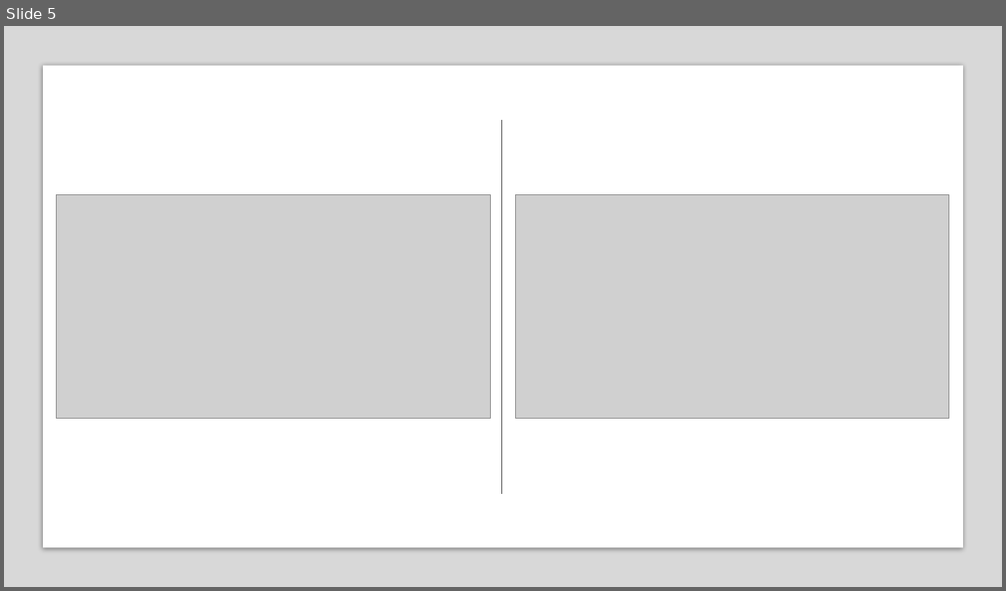
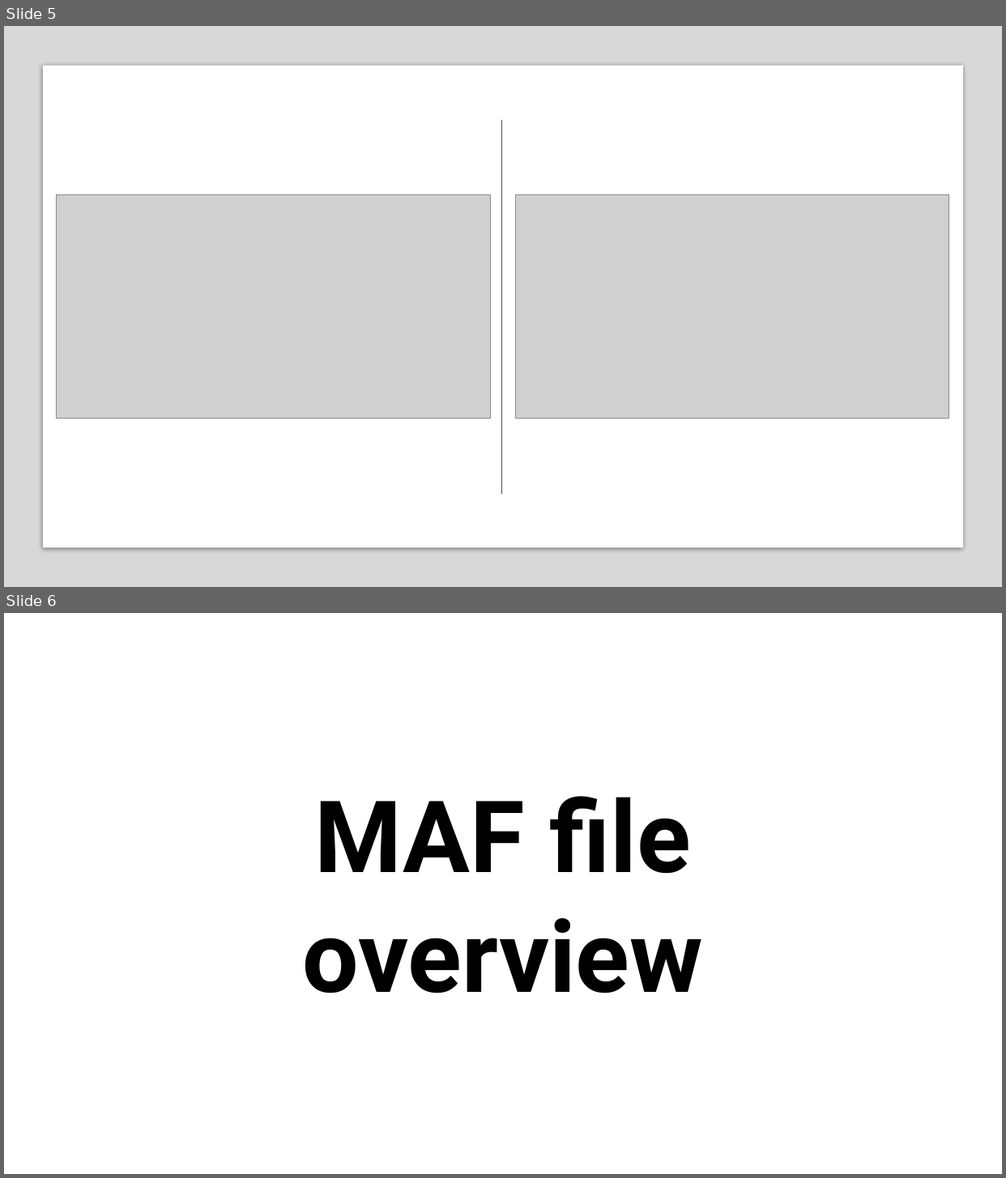
Before and after one commit to Dalah-Info/health-info-bioinformatics-r, a slide deck: metadata/Metadata.pptx. Shown one above the other, each under a label of ours: slide 5 before the commit, slides 5 and 6 after it. The pictures are 1006x591 and 1006x1178 pixels, drawn with LibreOffice and Linux fonts; fonts in the diff are those of the drawing; grey boxes stand for pictures. Boxes give left, top, right and bottom in pixels: in the first picture for what was removed or moved away, otherwise in the second. Text is boxed around its words. In the diff, an @@ line names an element or a change of style, - is before the commit and + after.

```diff
--- a/metadata/Metadata.pptx
+++ b/metadata/Metadata.pptx
@@ slide 6 added at <box>4,613,1002,1174</box>, background #FFFFFF @@
@@ text added at <box>302,796,703,994</box>, 96 pt, text #000000, bold @@
+MAF file overview
```
Also in this commit, not shown: 6 other slides added, 2 slides removed.
